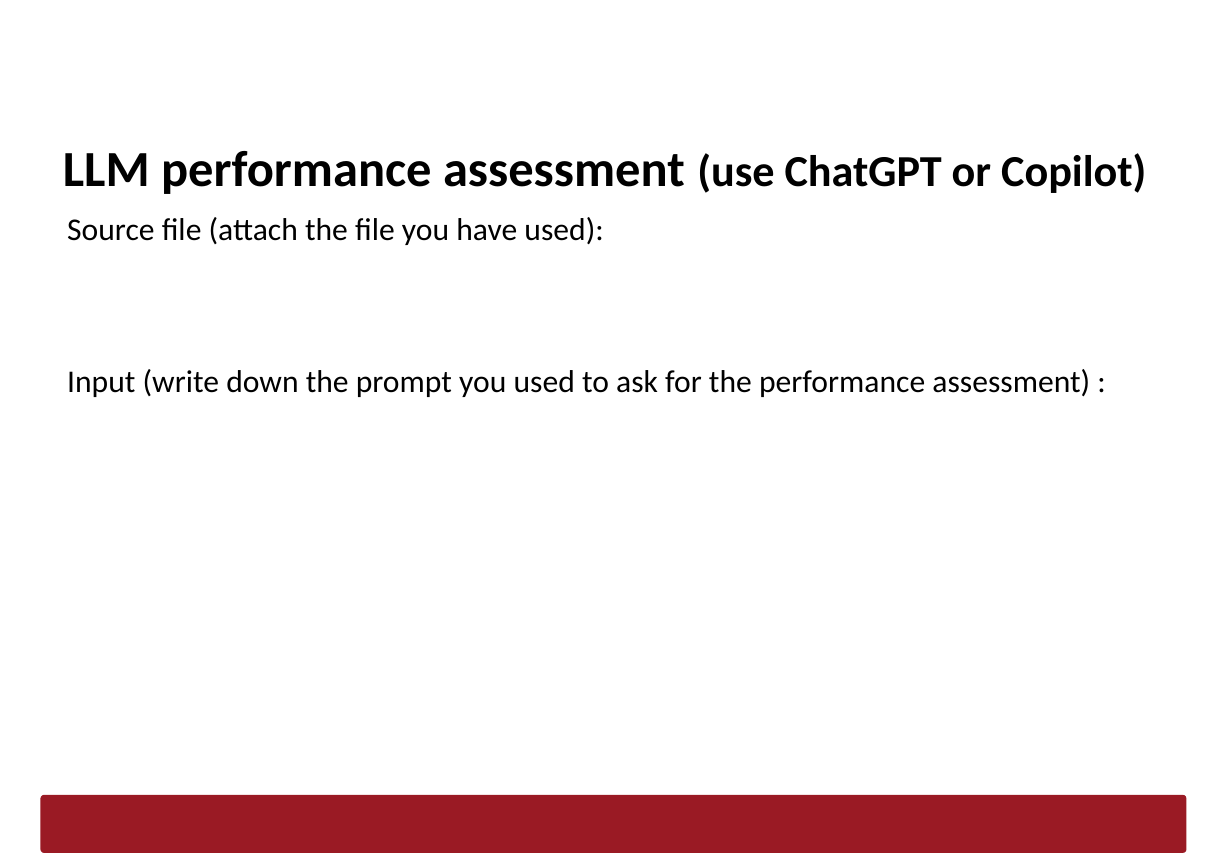
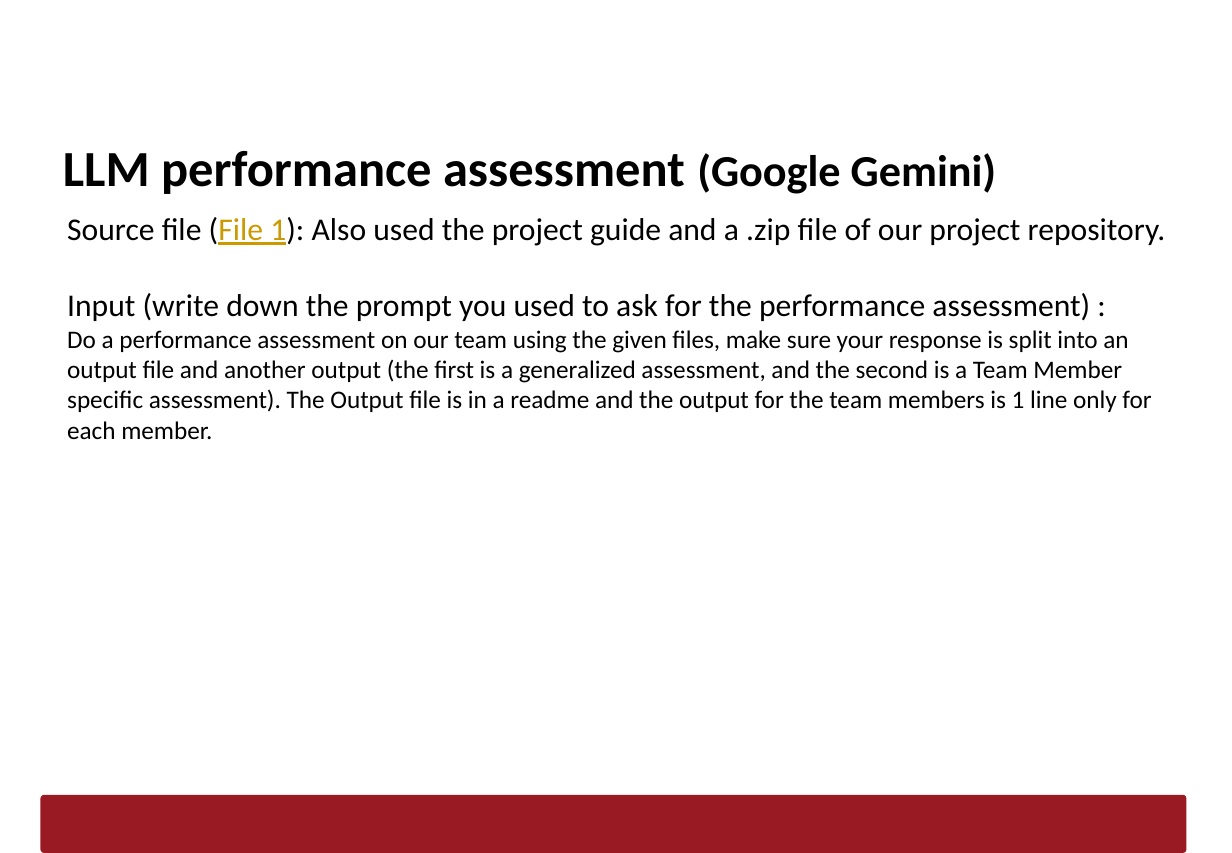
Before and after one commit to AfonsoMachado1892/Logistics-on-Rails, a slide deck: slide 9 of Scrum/LAPR3-Sprint1-Report_G092.pptx. Drawn at 1232x853 pixels with LibreOffice and Linux fonts; fonts in the diff are those of the drawing; background and template pictures are left out. Boxes give left, top, right and bottom in pixels: in the first picture for what was removed or moved away, otherwise in the second. Text is boxed around its words. In the diff, an @@ line names an element or a change of style, - is before the commit and + after.

```diff
--- a/Scrum/LAPR3-Sprint1-Report_G092.pptx
+++ b/Scrum/LAPR3-Sprint1-Report_G092.pptx
@@ title at (63, 151, 996, 194): text changed @@
-LLM performance assessment (use ChatGPT or Copilot)
+LLM performance assessment (Google Gemini)
@@ text at (67, 217, 1166, 246): text changed @@
-Source file (attach the file you have used):
+Source file (File 1): Also used the project guide and a .zip file of our project repository.
@@ text at (67, 330, 1151, 439): paragraph added @@
+Do a performance assessment on our team using the given files, make sure your response is split into an output file and another output (the first is a generalized assessment, and the second is a Team Member specific assessment). The Output file is in a readme and the output for the team members is 1 line only for each member.
```
Also in this commit, not shown: 1 other slide changed.
